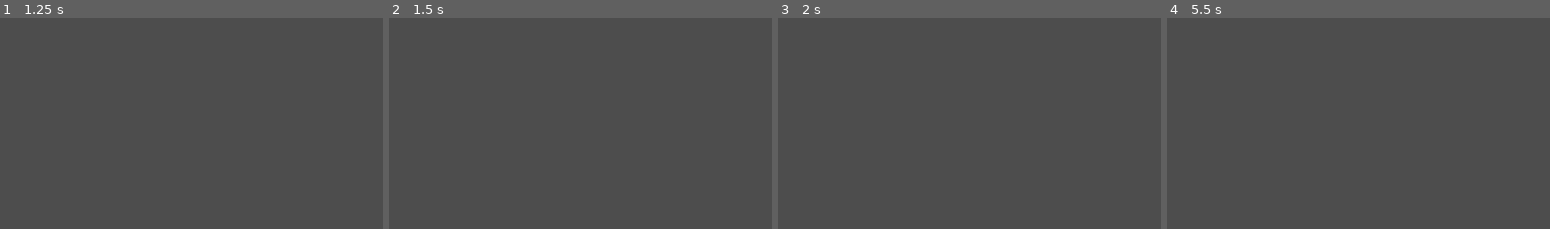
Above: before the commit, frames 1-4 (left to right).
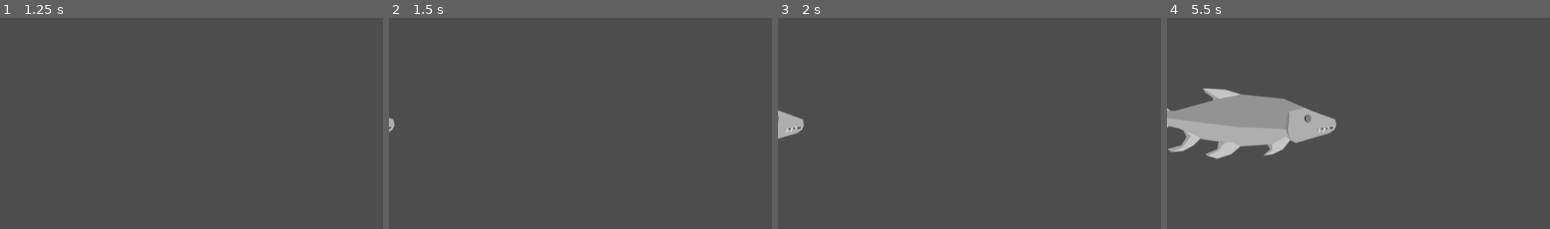
Above: after the commit, the same moments.

Repository: c1ayer/Game-Jam-Jan-2025
Game: Godot game, scene res://scenes/Game.tscn
Same seed, same stepped clock (60 frames per second), same inputs: the game is played once before the commit and once after it.
Inputs:
- Up to frame 1 (1.25 s): tap Enter at 0.5 s; hold D (move_right) from 0.53 s (still down)
- Up to frame 2 (1.5 s): tap Space at 1.25 s; release D (move_right) at 1.28 s; hold S (move_down) from 1.28 s (still down)
- Up to frame 3 (2 s): keep holding S (move_down)
- Up to frame 4 (5.5 s): release S (move_down) at 2.03 s; hold D (move_right) 2.03-2.78 s; hold W (move_up) 2.78-3.53 s; hold A (move_left) 3.53-5.03 s; hold S (move_down) from 5.03 s (still down)
The pictures show only the part of the screen within x 0-50%, y 21-71%; the shares and areas given below are measured in that part.

Frame 1 is identical in both runs. In frame 2, less than 0.1% of the frame differs, in the area x 0-2%, y 47-54%; in frame 3, 0.6%; in frame 4, 8.9%, in the area x 0-45%, y 33-67%.

Commit message:
fish moves
made fish mode

Diff:
--- a/michael-bubble/scenes/Game.tscn
+++ b/michael-bubble/scenes/Game.tscn
@@ -1,9 +1,10 @@
-[gd_scene load_steps=5 format=3 uid="uid://6wtou0qqkt7j"]
+[gd_scene load_steps=6 format=3 uid="uid://6wtou0qqkt7j"]
 
 [ext_resource type="Script" path="res://scripts/game_manager.gd" id="1_hm51x"]
 [ext_resource type="PackedScene" uid="uid://dc26m67p27iqs" path="res://scenes/bubble_spawner.tscn" id="2_o7f3j"]
-[ext_resource type="PackedScene" uid="uid://cx4ksnybq2mw0" path="res://scenes/player.tscn" id="3_8o8ob"]
+[ext_resource type="PackedScene" uid="uid://caa51017re5wo" path="res://scenes/player.tscn" id="3_8o8ob"]
 [ext_resource type="PackedScene" uid="uid://cqsxdd5gnrgrt" path="res://scenes/oxygen_bar.tscn" id="4_g3q1a"]
+[ext_resource type="PackedScene" uid="uid://ogmoyrrhwah" path="res://scenes/tigerfish.tscn" id="5_6oyh1"]
 
 [node name="Game" type="Node2D"]
 position = Vector2(0, -4)
@@ -23,5 +24,8 @@
 [node name="Player" parent="." instance=ExtResource("3_8o8ob")]
 position = Vector2(-1.51587, 12.7047)
 
+[node name="Area2D" parent="." instance=ExtResource("5_6oyh1")]
+position = Vector2(-225, 287)
+
 [connection signal="oxygen_bar_increase" from="GameManager" to="GameManager/OxygenBar" method="_on_game_manager_oxygen_bar_increase"]
 [connection signal="increase_oxygen" from="GameManager/BubbleSpawner" to="GameManager" method="_on_bubble_spawner_increase_oxygen"]
--- a/michael-bubble/scenes/fish.tscn
+++ /dev/null
@@ -1,8 +0,0 @@
-[gd_scene load_steps=2 format=3 uid="uid://ogmoyrrhwah"]
-
-[ext_resource type="Texture2D" uid="uid://bgkcosn1quqgm" path="res://assets/temp_fish.png" id="1_vc4gx"]
-
-[node name="fish" type="Node2D"]
-
-[node name="Sprite2D" type="Sprite2D" parent="."]
-texture = ExtResource("1_vc4gx")
--- /dev/null
+++ b/michael-bubble/scenes/tigerfish.tscn
@@ -0,0 +1,18 @@
+[gd_scene load_steps=4 format=3 uid="uid://ogmoyrrhwah"]
+
+[ext_resource type="Script" path="res://scripts/tigerfish.gd" id="1_bq8ct"]
+[ext_resource type="Texture2D" uid="uid://dwax6j27xftyy" path="res://assets/tigerfish.png" id="2_dwjts"]
+
+[sub_resource type="RectangleShape2D" id="RectangleShape2D_x6c6p"]
+size = Vector2(280, 96)
+
+[node name="Area2D" type="Area2D"]
+script = ExtResource("1_bq8ct")
+
+[node name="Sprite2D" type="Sprite2D" parent="."]
+texture = ExtResource("2_dwjts")
+
+[node name="CollisionShape2D" type="CollisionShape2D" parent="."]
+shape = SubResource("RectangleShape2D_x6c6p")
+
+[node name="Timer" type="Timer" parent="."]
--- /dev/null
+++ b/michael-bubble/scripts/tigerfish.gd
@@ -0,0 +1,10 @@
+extends Area2D
+
+const SPEED = 60
+var direction = 1
+@onready var timer: Timer = $Timer
+
+
+# Called every frame. 'delta' is the elapsed time since the previous frame.
+func _process(delta: float) -> void:
+	position.x += direction * SPEED * delta
